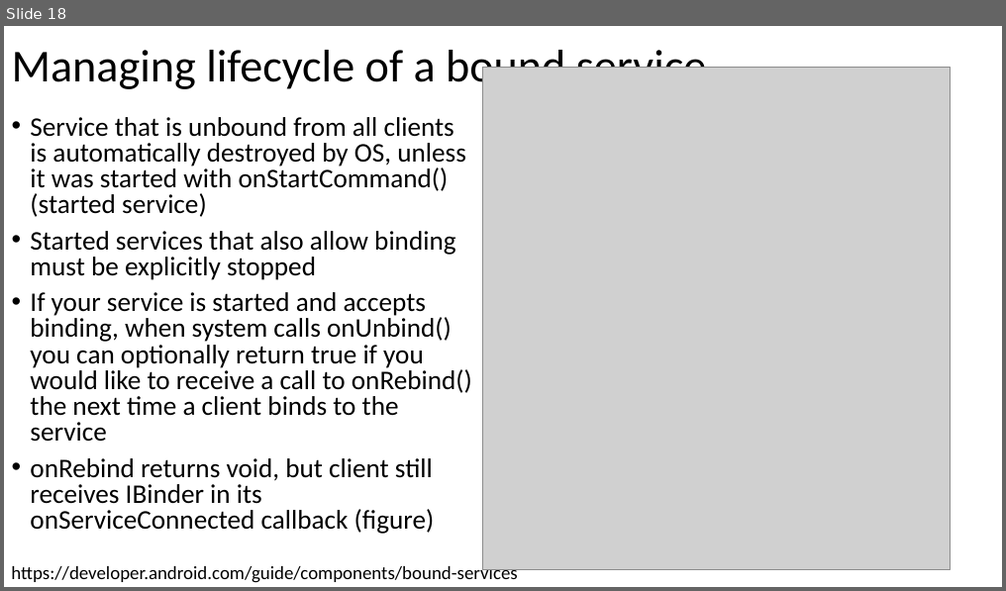
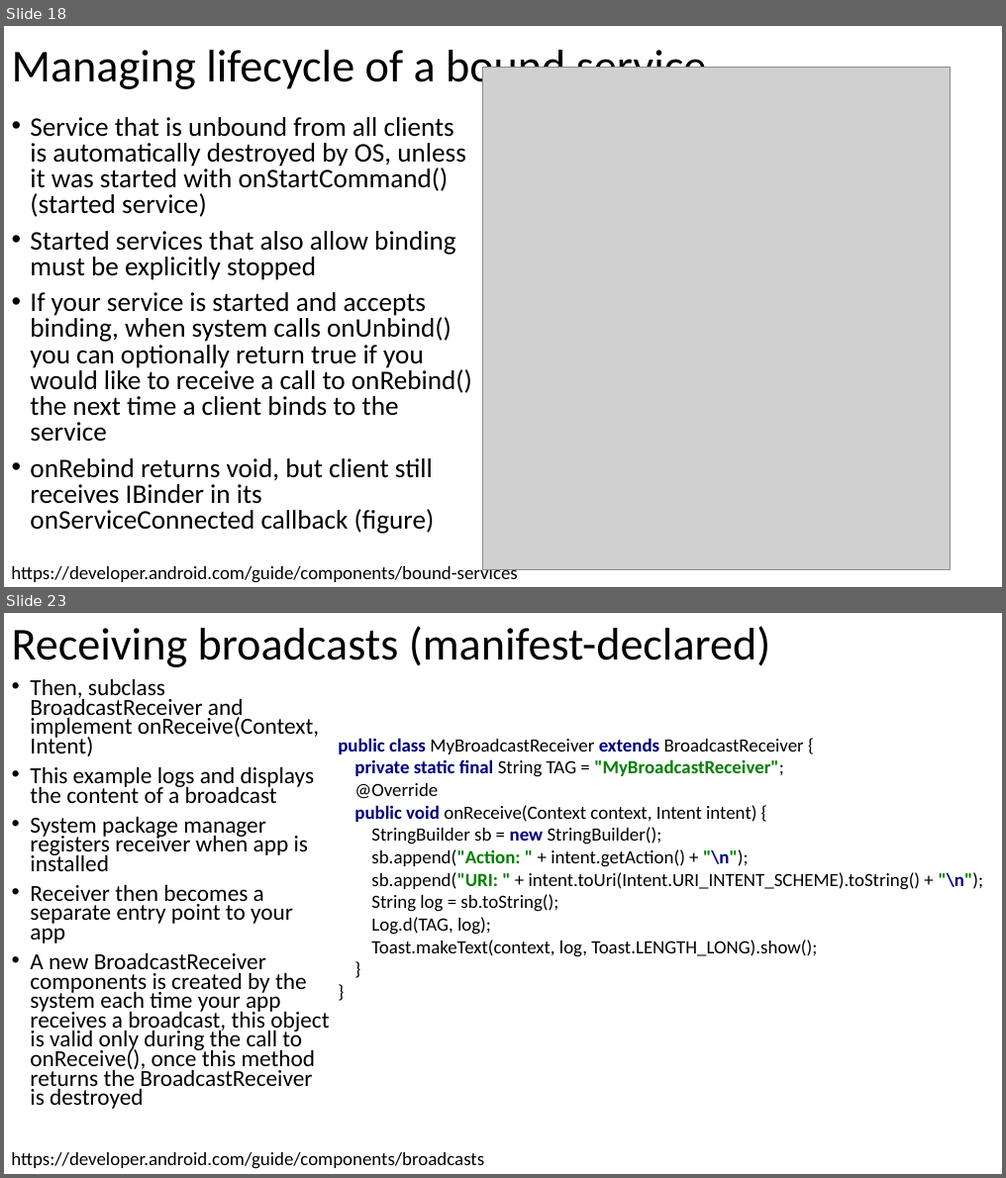
Before and after one commit to russellu/cs230, a slide deck: Lecture_10.pptx. Shown one above the other, each under a label of ours: slide 18 before the commit, slides 18 and 23 after it; the slides between them are not shown. The pictures are 1006x591 and 1006x1178 pixels, drawn with LibreOffice and Linux fonts; fonts in the diff are those of the drawing; grey boxes stand for pictures. Boxes give left, top, right and bottom in pixels: in the first picture for what was removed or moved away, otherwise in the second. Text is boxed around its words. In the diff, an @@ line names an element or a change of style, - is before the commit and + after.

```diff
--- a/Lecture_10.pptx
+++ b/Lecture_10.pptx
@@ slide 23 added at bbox=[4, 613, 1002, 1174], background #FFFFFF @@
@@ title added at bbox=[12, 626, 771, 667], 44 pt, text #000000 @@
+Receiving broadcasts (manifest-declared)
@@ text added at bbox=[30, 678, 329, 1109], 22.2 pt, text #000000 @@
+• Then, subclass BroadcastReceiver and implement onReceive(Context, Intent)
+• This example logs and displays the content of a broadcast
+• System package manager registers receiver when app is installed
+• Receiver then becomes a separate entry point to your app
+• A new BroadcastReceiver components is created by the system each time your app receives a broadcast, this object is valid only during the call to onReceive(), once this method returns the BroadcastReceiver is destroyed
@@ text added at bbox=[338, 738, 984, 958], 18 pt, text #000000 @@
+public class MyBroadcastReceiver extends BroadcastReceiver {
+private static final String TAG = "MyBroadcastReceiver";
+@Override
+public void onReceive(Context context, Intent intent) {
+StringBuilder sb = new StringBuilder();
+sb.append("Action: " + intent.getAction() + "\n");
+sb.append("URI: " + intent.toUri(Intent.URI_INTENT_SCHEME).toString() + "\n");
+String log = sb.toString();
+Log.d(TAG, log);
+Toast.makeText(context, log, Toast.LENGTH_LONG).show();
+}
+}
@@ text added at bbox=[11, 1153, 484, 1169], 18 pt, text #000000 @@
+https://developer.android.com/guide/components/broadcasts
```
Also in this commit, not shown: 14 other slides added, 9 slides removed, 2 other files.
